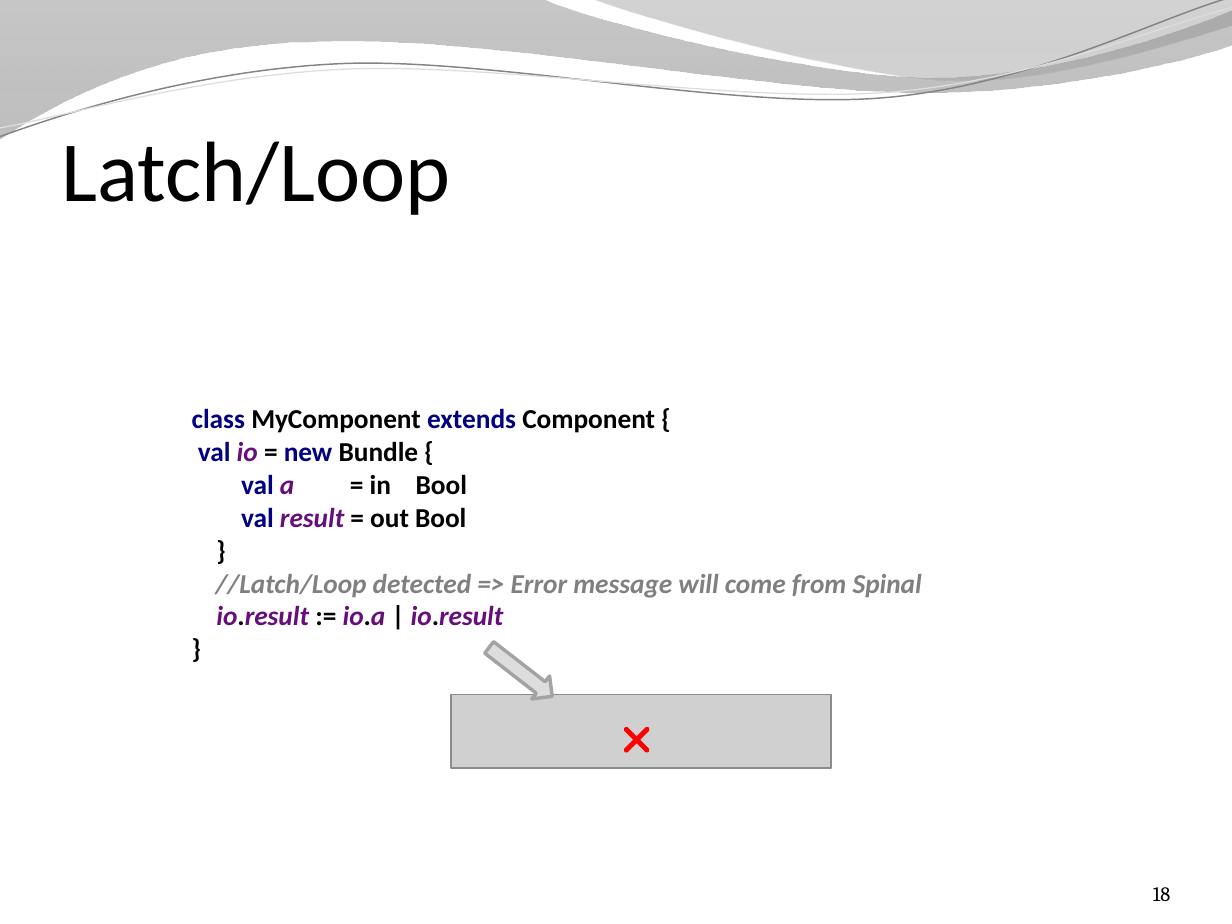
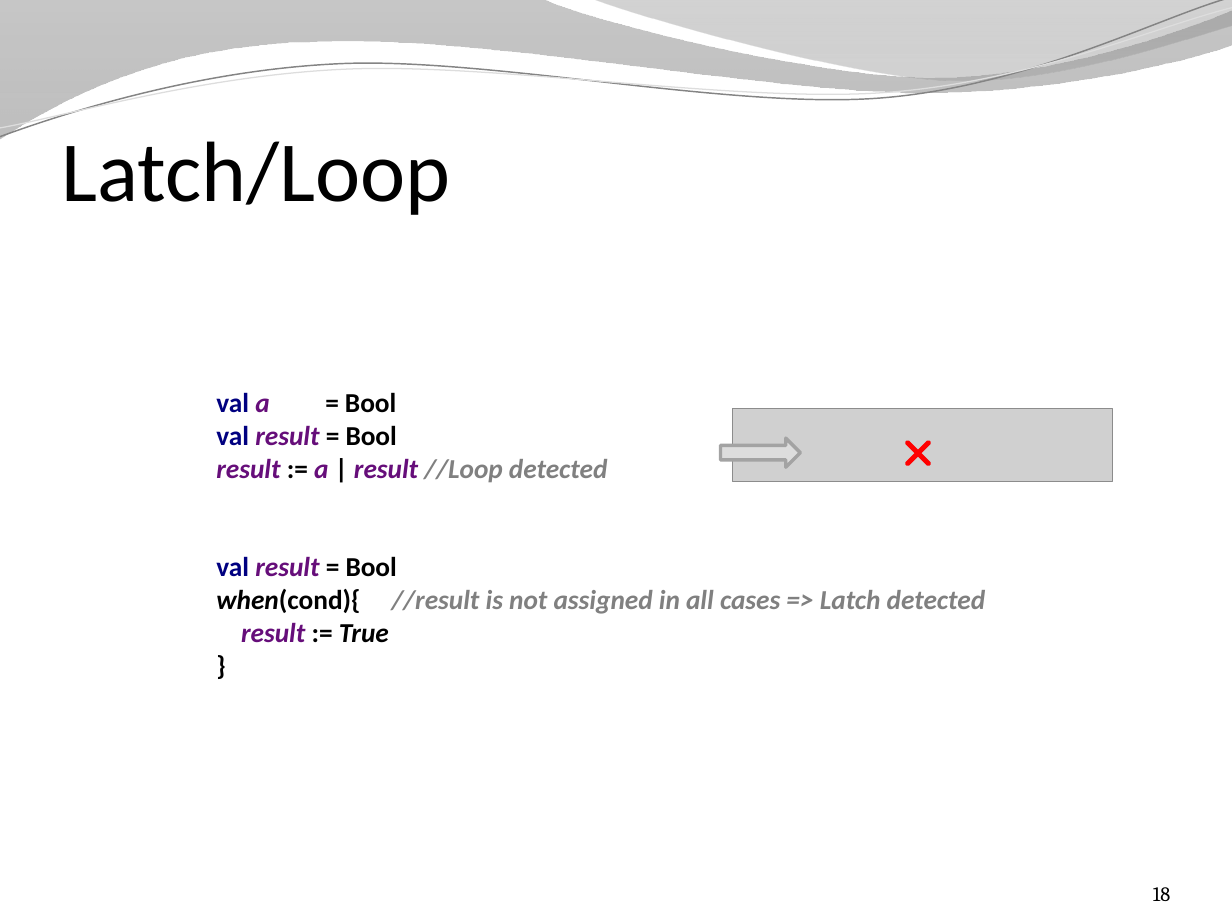
Before and after one commit to SpinalHDL/SpinalDoc, a slide deck: slide 18 of presentation/en/presentation.pptx. Drawn at 1232x924 pixels with LibreOffice and Linux fonts; fonts in the diff are those of the drawing; grey boxes stand for pictures; background and template pictures are left out. Boxes give left, top, right and bottom in pixels: in the first picture for what was removed or moved away, otherwise in the second. Text is boxed around its words. In the diff, an @@ line names an element or a change of style, - is before the commit and + after.

```diff
--- a/presentation/en/presentation.pptx
+++ b/presentation/en/presentation.pptx
@@ text at <box>216,392,986,643</box>: text changed; text colour #000000 to #808080 @@
-class MyComponent extends Component {
-val io = new Bundle {
-val a = in Bool
-val result = out Bool
-}
-//Latch/Loop detected => Error message will come from Spinal
-io.result := io.a | io.result
-}
+val a = Bool
+val result = Bool
+result := a | result //Loop detected
+val result = Bool
+when(cond){ //result is not assigned in all cases => Latch detected
+result := True
+}
@@ picture: place and size @@
-picture at <box>451,695,830,768</box>
+picture at <box>732,408,1111,480</box>
@@ right arrow at <box>721,439,801,468</box>: rotation 37 to 0 degrees @@
@@ cross: place and size @@
-cross at <box>616,719,658,761</box>
+cross at <box>897,432,939,474</box>
```
Also in this commit, not shown: 4 other slides changed, 4 other files.
